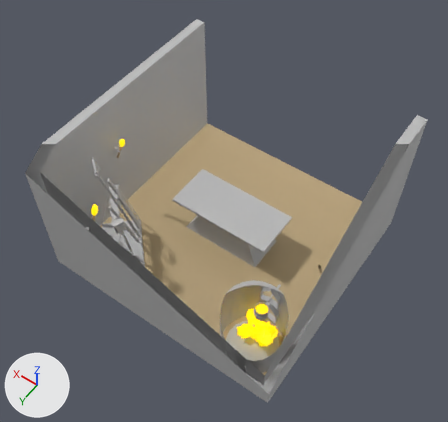
The FBX model Models/scenes/Export/Room RSZ.fbx, before and after one commit.
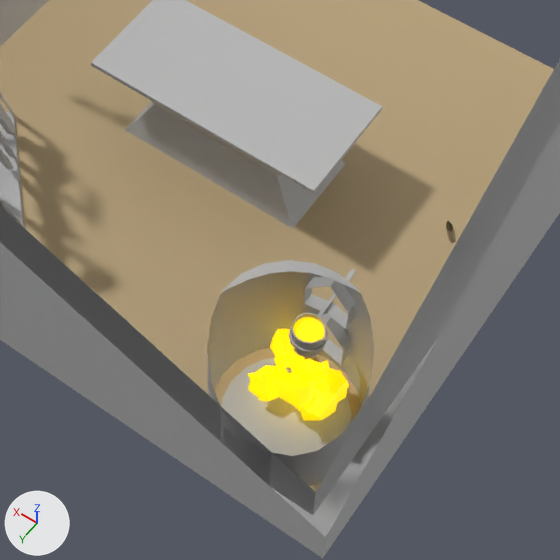
There are two pictures of each version: one whole from a 50 mm camera at (-2.656, 3.874, 6.597) aimed at (-0.032, 0.201, 0.825), one close up on the part from 30% to 81% of the width and 41% to 96% of the height. Every picture has the same lights, and +X, +Y and +Z are marked at lower left. Everything nearer to the camera than a plane just in front of the edit is cut away. Where no turn or scale is listed for an object, it has been applied to the vertices.

Objects in the first close-up: 'Anvil', 'Coal', 'Coal1', 'Coal10', 'Coal3', 'Coal4', 'Coal5', 'Coal6', 'Coal7', 'Coal8', 'Coal9', 'Crucible', 'Forge', 'Room', 'Stand'.
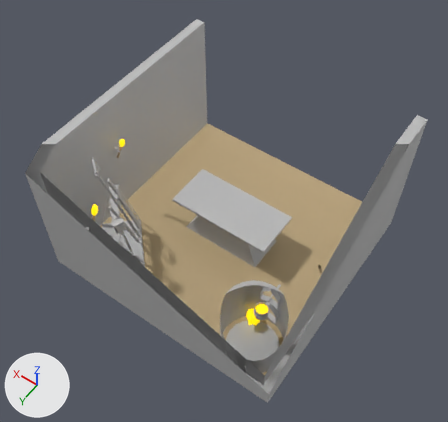
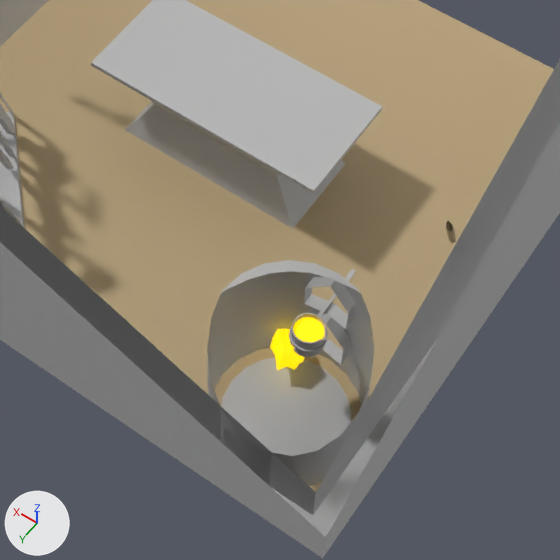
The newer file is also rescaled (x10.0) as a whole; pictures and numbers use the older file's frame.

Where the change shows, as pixel boxes (x1, y1, x2, y2) in the close-ups (560 x 560 px):
'Coal3', deleted (yellow): before (248, 365, 290, 401)
'Coal4', deleted (yellow): before (273, 377, 314, 411)
'Coal5', deleted (yellow): before (300, 380, 337, 420)
'Coal', no longer drawn (yellow): before (314, 366, 349, 404)
'Coal1', deleted (yellow): before (290, 358, 330, 382)
'Coal7', deleted: before (315, 382, 329, 394)
'Coal10', deleted: before (313, 366, 327, 378)
'Coal8', deleted: before (274, 358, 289, 368)
'Coal6', deleted: before (288, 372, 300, 381)
'Coal9', deleted: before (295, 359, 310, 366)

The edits, one by one:
Object 'Coal5' (ob_coal5) is deleted.
Object 'Coal' (ob_coal) now shows nothing instead of me_mesh_014.
Object 'Coal4' (ob_coal4) is deleted.
Object 'Coal10' (ob_coal10) is deleted.
Object 'Coal3' (ob_coal3) is deleted.
Object 'Coal7' (ob_coal7) is deleted.
Object 'Coal6' (ob_coal6) is deleted.
Object 'Coal8' (ob_coal8) is deleted.
Object 'Coal1' (ob_coal1) is deleted.
Object 'Coal9' (ob_coal9) is deleted.
